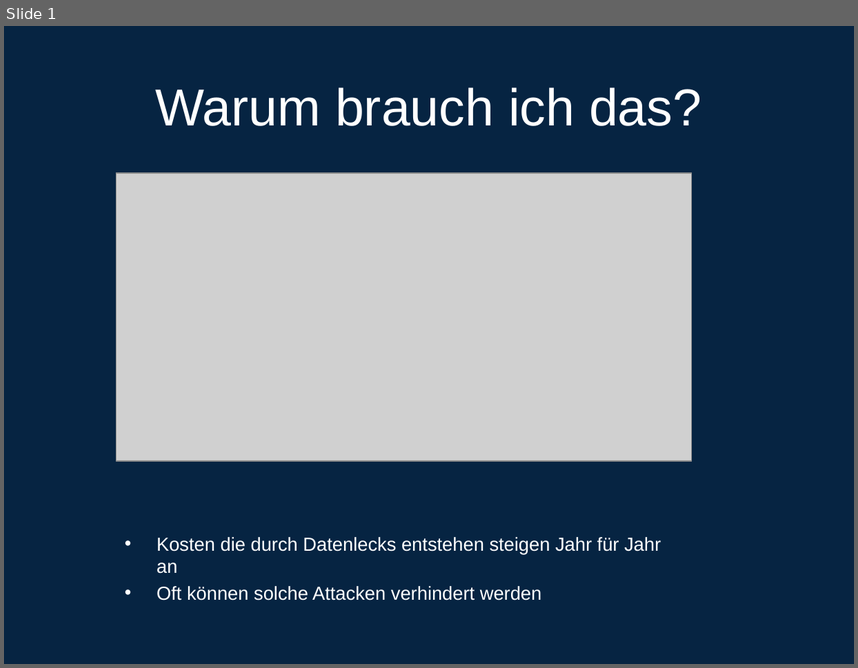
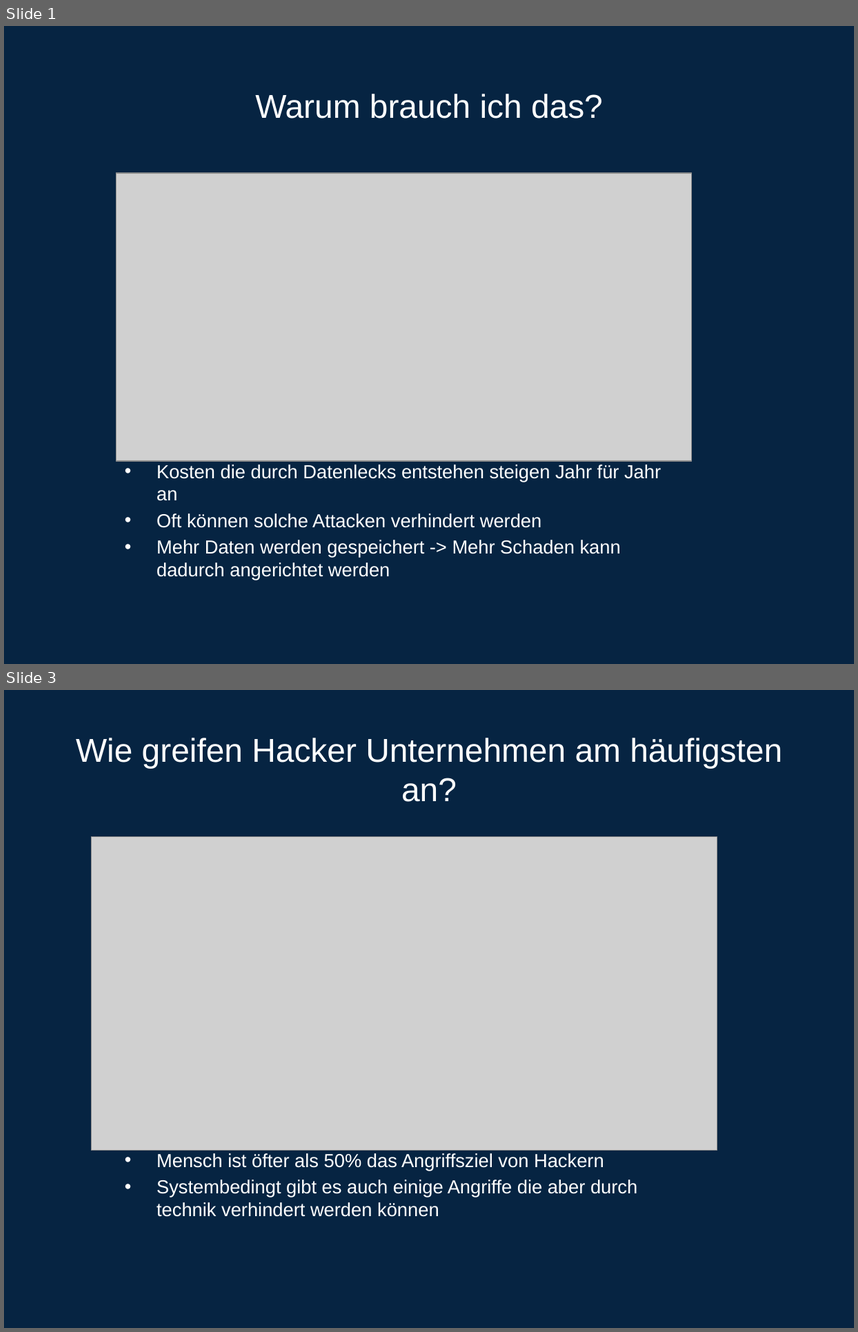
Before and after one commit to TimKossmann/storytelling, a slide deck: Powerpoint.pptx. Shown one above the other, each under a label of ours: slide 1 before the commit, slides 1 and 3 after it; the slides between them are not shown. The pictures are 858x668 and 858x1332 pixels, drawn with LibreOffice and Linux fonts; fonts in the diff are those of the drawing; grey boxes stand for pictures. Boxes give left, top, right and bottom in pixels: in the first picture for what was removed or moved away, otherwise in the second. Text is boxed around its words. In the diff, an @@ line names an element or a change of style, - is before the commit and + after.

```diff
--- a/Powerpoint.pptx
+++ b/Powerpoint.pptx
@@ slide 3 added at bbox=[4, 690, 854, 1328], background #062442 @@
@@ title added at bbox=[76, 738, 782, 802], 28 pt, text #FFFFFF @@
+Wie greifen Hacker Unternehmen am häufigsten an?
@@ picture added at bbox=[91, 837, 716, 1150] @@
@@ text added at bbox=[156, 1153, 637, 1216], 16 pt, text #FFFFFF @@
+• Mensch ist öfter als 50% das Angriffsziel von Hackern
+• Systembedingt gibt es auch einige Angriffe die aber durch technik verhindert werden können
@@ slide 1 changed as well @@
@@ title "Warum brauch ich das?" at bbox=[255, 94, 603, 118]: size 44 to 28 pt @@
@@ text "Kosten die durch Datenlecks entstehen ...": place and size @@
-text "Kosten die durch Datenlecks entstehen ..." at bbox=[156, 537, 661, 600]
+text "Kosten die durch Datenlecks entstehen ..." at bbox=[156, 464, 661, 580]
@@ text at bbox=[156, 539, 621, 580]: paragraph added @@
+• Mehr Daten werden gespeichert -> Mehr Schaden kann dadurch angerichtet werden
```
Also in this commit, not shown: 1 other slide changed, 5 other slides added, 14 other files.
